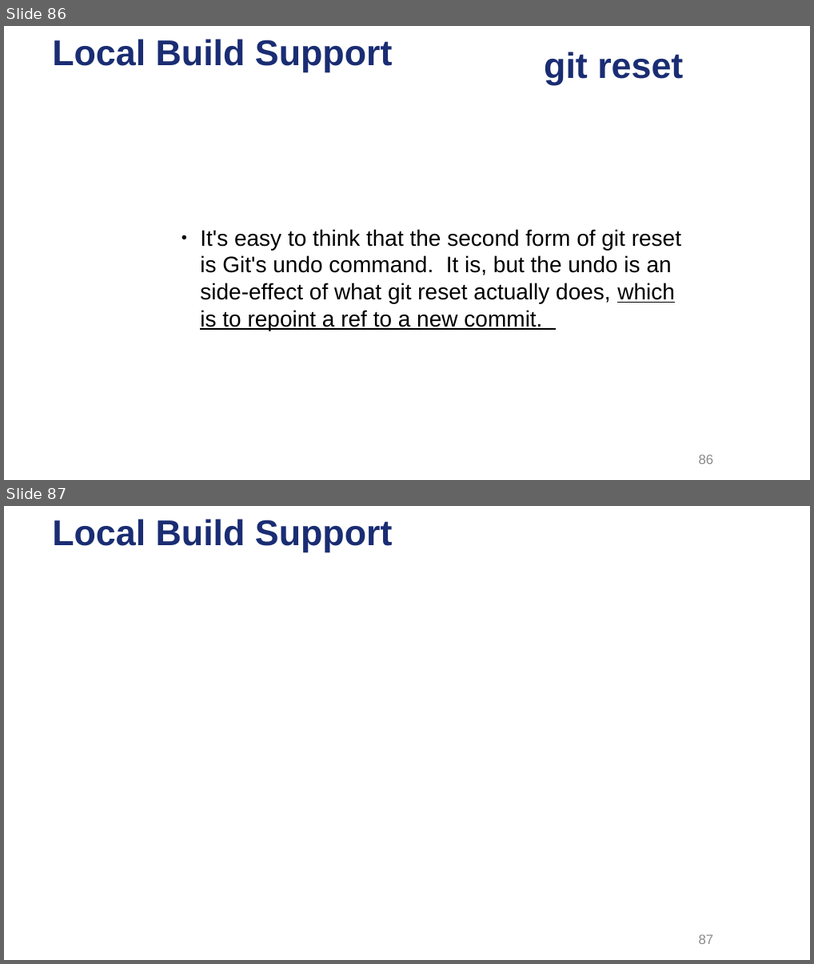
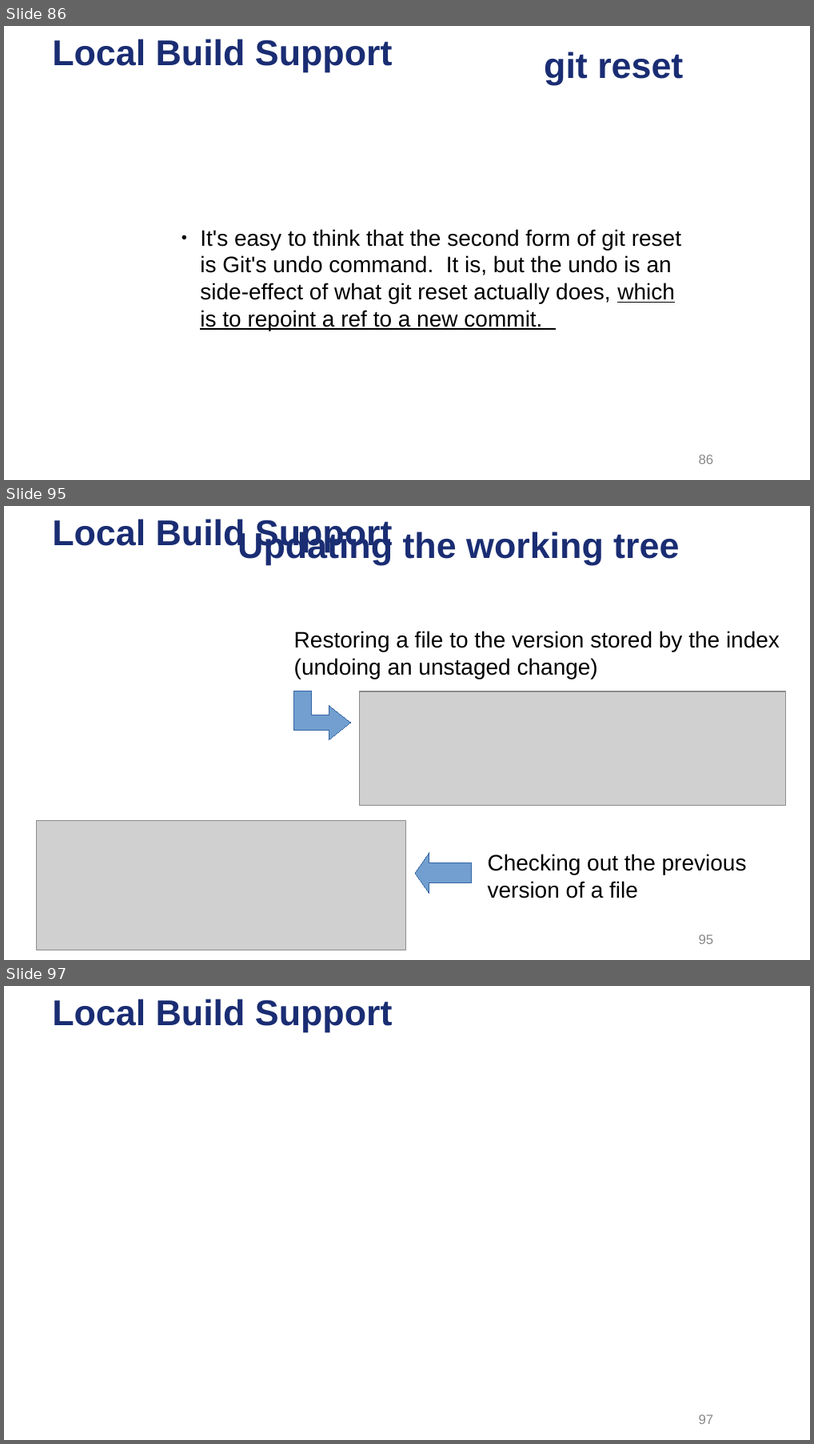
Before and after one commit to ysgard/git-presentation, a slide deck: Dive into Git.odp. Shown one above the other, each under a label of ours: slides 86 and 87 before the commit, slides 86, 95 and 97 after it; the slides between them are not shown. The pictures are 814x964 and 814x1444 pixels, drawn with LibreOffice and Linux fonts; fonts in the diff are those of the drawing; grey boxes stand for pictures; background and template pictures are left out. Boxes give left, top, right and bottom in pixels: in the first picture for what was removed or moved away, otherwise in the second. Text is boxed around its words. In the diff, an @@ line names an element or a change of style, - is before the commit and + after.

```diff
--- a/Dive into Git.odp
+++ b/Dive into Git.odp
@@ slide 95 added at <box>4,506,810,960</box>, background picture (left out); not listed: 1 template element that a slide beside it also shows @@
@@ title added at <box>238,530,679,565</box>, 32 pt, text #1A2D73, bold @@
+Updating the working tree
@@ text added at <box>294,631,780,679</box>, 20 pt, text #000000 @@
+Restoring a file to the version stored by the index
+(undoing an unstaged change)
@@ freeform shape added at <box>294,692,350,740</box>, fill #729FCF, outline #3465A4 0 pt @@
@@ picture added at <box>360,692,786,805</box> @@
@@ picture added at <box>36,820,406,950</box> @@
@@ left arrow added at <box>415,852,472,893</box>, fill #729FCF, outline #3465A4 0 pt @@
@@ text added at <box>488,854,747,899</box>, 20 pt, text #000000 @@
+Checking out the previous version of a file
@@ page number added at <box>699,935,714,944</box>, 12 pt, text #898989 @@
+95
@@ what was slide 87 is now slide 97 @@
```
Also in this commit, not shown: 3 slides changed, 10 other slides added, 1 slide removed, 10 other files.
